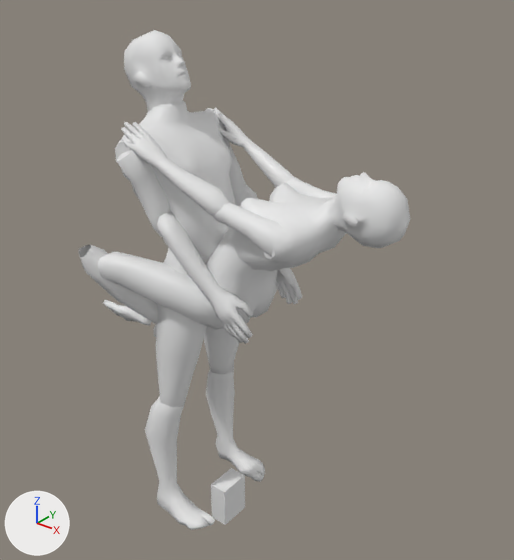
What one commit did to the Blender file Documents/missionary_standing.blend.
Both versions are drawn from a 50 mm camera at (21.1, -24.1, 30.0) aimed at (0.2, 2.0, 13.8). Lighting does not change. The marker at lower left points along +X, +Y and +Z.

The first picture shows 'p1_head', 'p1_l_body', 'p1_left_l_arm', 'p1_left_l_leg', 'p1_left_u_arm', 'p1_right_l_arm', 'p1_right_l_leg', 'p1_right_u_arm', 'p1_right_u_leg', 'p1_u_body', 'p2_head', 'p2_l_body', 'p2_left_l_arm', 'p2_left_l_leg', 'p2_left_u_arm', 'p2_left_u_leg', 'p2_right_l_arm', 'p2_right_l_leg', 'p2_right_u_arm', 'p2_right_u_leg', 'p2_u_body'.
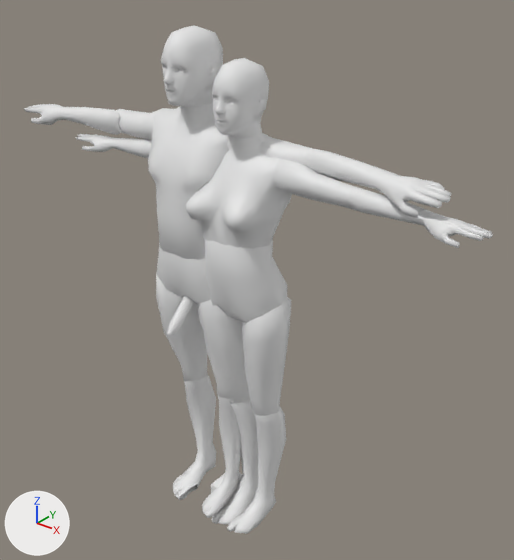
What differs and where, as boxes (x1, y1, x2, y2) in the pictures (514 x 560 px):
'p2_u_body', turned: before (231, 182, 346, 271); after (186, 133, 292, 249)
'p1_u_body', turned: before (115, 100, 236, 257); after (148, 104, 230, 260)
'p2_left_u_leg', turned: before (98, 251, 223, 330); after (242, 297, 291, 416)
'p2_head', turned: before (321, 172, 410, 248); after (212, 58, 269, 139)
'p1_head', turned: before (124, 30, 191, 111); after (161, 25, 223, 108)
'p1_right_l_leg', turned: before (145, 396, 215, 530); after (173, 374, 216, 500)
'p2_left_l_arm', turned: before (121, 122, 229, 216); after (348, 186, 493, 248)
'p2_l_body', turned: before (206, 227, 277, 323); after (205, 240, 287, 322)
'p1_right_l_arm', turned: before (157, 211, 253, 344); after (24, 104, 121, 135)
'p1_right_u_leg', turned: before (156, 303, 207, 408); after (156, 274, 208, 381)
'p2_left_l_leg', turned: before (79, 244, 158, 337); after (227, 405, 286, 534)
'p1_left_l_arm', turned: before (234, 184, 302, 304); after (306, 148, 452, 218)
'p1_left_l_leg', turned: before (206, 370, 265, 482); after (211, 398, 258, 525)
'p2_left_u_arm', turned: before (213, 203, 292, 262); after (274, 159, 353, 210)
'p1_left_u_leg', turned: before (204, 327, 239, 375); after (197, 300, 250, 404)
'p1_right_u_arm', turned: before (117, 150, 170, 237); after (116, 109, 160, 140)
'p2_right_l_arm', turned: before (213, 108, 294, 188); after (76, 134, 152, 159)
'p2_right_l_leg', turned: before (103, 300, 152, 326); after (202, 394, 241, 518)
'p1_l_body', turned: before (163, 248, 212, 276); after (156, 242, 211, 304)
'p1_left_u_arm', turned: before (204, 108, 246, 196); after (227, 133, 313, 168)
'p2_right_u_leg', turned: before (271, 281, 279, 302); after (203, 329, 237, 399)
'p2_right_u_arm', turned (not visible afterwards): before (286, 177, 336, 199)
'p1_penis', turned (not visible before): after (167, 296, 194, 336)
'center', unchanged, covered by the edit: before (211, 468, 245, 525); after (211, 472, 243, 525)

Edits to the bpy script that builds the scene:
```text
Change ob_p2_l_body:
    ob_p2_l_body.rotation_euler: (-0.641, 0.0, -1.571) -> (0.0, 0.0, 0.0)  # degrees (-37, 0, -90) -> degrees (0, 0, 0)
Change ob_p2_u_body:
    ob_p2_u_body.rotation_euler: (-0.286, 0.0, 0.0) -> (0.0, 0.0, 0.0)  # degrees (-16, 0, 0) -> degrees (0, 0, 0)
Change ob_p2_head:
    ob_p2_head.rotation_euler: (-0.563, 0.0, 0.0) -> (0.0, 0.0, 0.0)  # degrees (-32, 0, 0) -> degrees (0, 0, 0)
Change ob_p2_left_u_arm:
    ob_p2_left_u_arm.rotation_euler: (-1.713, 0.747, -1.471) -> (0.0, 0.0, 0.0)  # degrees (-98, 43, -84) -> degrees (0, 0, 0)
Change ob_p2_left_l_arm:
    ob_p2_left_l_arm.rotation_euler: (1.552, 0.0276, -0.352) -> (0.0, 0.0, 0.0)  # degrees (89, 1.6, -20) -> degrees (0, 0, 0)
Change ob_p2_right_u_arm:
    ob_p2_right_u_arm.rotation_euler: (-3.415, 3.844, -1.805) -> (0.0, 0.0, 0.0)  # degrees (-196, 220, -103) -> degrees (0, 0, 0)
Change ob_p2_right_l_arm:
    ob_p2_right_l_arm.rotation_euler: (0.000899, 0.269, 0.202) -> (0.0, 0.0, 0.0)  # degrees (0.1, 15, 12) -> degrees (0, 0, 0)
Change ob_p2_left_u_leg:
    ob_p2_left_u_leg.rotation_euler: (-1.249, 0.197, 0.496) -> (0.0, 0.0, 0.0)  # degrees (-72, 11, 28) -> degrees (0, 0, 0)
Change ob_p2_left_l_leg:
    ob_p2_left_l_leg.rotation_euler: (2.325, 0.145, 0.222) -> (0.0, 0.0, 0.0)  # degrees (133, 8.3, 13) -> degrees (0, 0, 0)
Change ob_p2_right_u_leg:
    ob_p2_right_u_leg.rotation_euler: (-1.102, -0.574, -0.769) -> (0.0, 0.0, 0.0)  # degrees (-63, -33, -44) -> degrees (0, 0, 0)
Change ob_p2_right_l_leg:
    ob_p2_right_l_leg.rotation_euler: (2.017, -0.124, -0.0371) -> (0.0, 0.0, 0.0)  # degrees (116, -7.1, -2.1) -> degrees (0, 0, 0)
Change ob_p1_l_body:
    ob_p1_l_body.rotation_euler: (0.0, 0.0, 1.611) -> (0.0, 0.0, 0.0)  # degrees (0, 0, 92) -> degrees (0, 0, 0)
Change ob_p1_left_l_leg:
    ob_p1_left_l_leg.rotation_euler: (-0.0335, 0.00134, -0.0000225) -> (0.0, 0.0, 0.0)  # degrees (-1.9, 0.1, -0) -> degrees (0, 0, 0)
Change ob_p1_right_u_leg:
    ob_p1_right_u_leg.rotation_euler: (0.000719, 0.122, 0.000289) -> (0.0, 0.0, 0.0)  # degrees (0, 7, 0) -> degrees (0, 0, 0)
Change ob_p1_right_l_leg:
    ob_p1_right_l_leg.rotation_euler: (-0.0335, 0.00134, -0.000102) -> (0.0, 0.0, 0.0)  # degrees (-1.9, 0.1, -0) -> degrees (0, 0, 0)
Change ob_p1_u_body:
    ob_p1_u_body.rotation_euler: (-0.238, 0.00944, -0.00113) -> (0.0, 0.0, 0.0)  # degrees (-14, 0.5, -0.1) -> degrees (0, 0, 0)
Change ob_p1_right_u_arm:
    ob_p1_right_u_arm.rotation_euler: (-1.836, -1.359, 1.721) -> (0.0, 0.0, 0.0)  # degrees (-105, -78, 99) -> degrees (0, 0, 0)
Change ob_p1_right_l_arm:
    ob_p1_right_l_arm.rotation_euler: (0.00695, -0.0187, 0.226) -> (0.0, 0.0, 0.0)  # degrees (0.4, -1.1, 13) -> degrees (0, 0, 0)
Change ob_p1_left_u_arm:
    ob_p1_left_u_arm.rotation_euler: (-1.468, 1.176, -1.238) -> (0.0, 0.0, 0.0)  # degrees (-84, 67, -71) -> degrees (0, 0, 0)
Change ob_p1_left_l_arm:
    ob_p1_left_l_arm.rotation_euler: (0.247, 0.234, 0.0541) -> (0.247, 0.0, 0.0)  # degrees (14, 13, 3.1) -> degrees (14, 0, 0)
Change ob_p1_head:
    ob_p1_head.rotation_euler: (-0.283, 0.0112, -0.00159) -> (0.0, 0.0, 0.0)  # degrees (-16, 0.6, -0.1) -> degrees (0, 0, 0)
```
